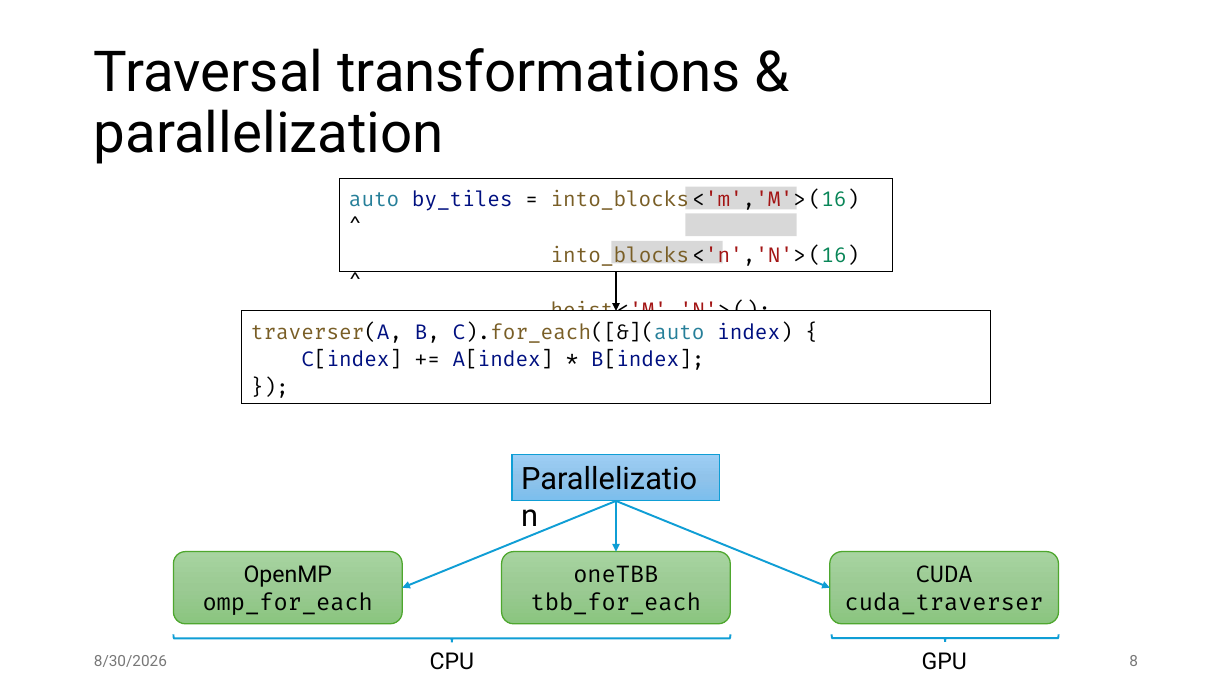
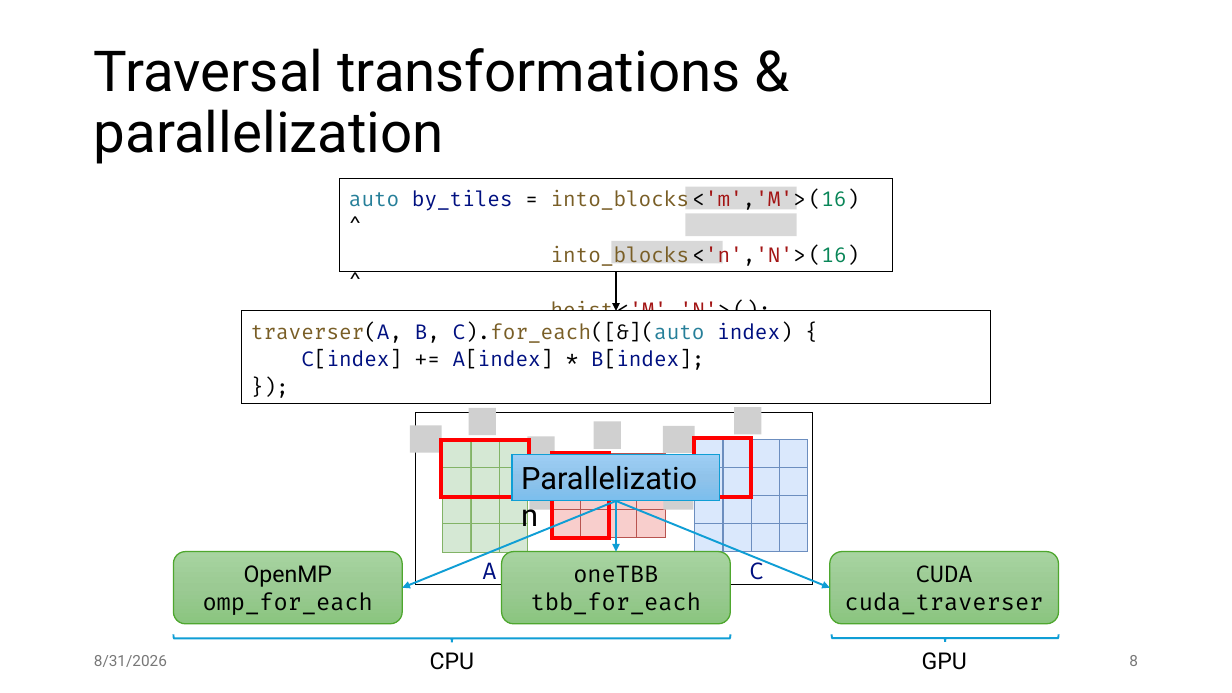
Before and after one commit to jiriklepl/phd-thesis, a slide deck: slide 8 of slides/Optimizing Memory Layouts and Traversal Orders in High-Performance Computing.pptx. Drawn at 1232x693 pixels with LibreOffice and Linux fonts; fonts in the diff are those of the drawing; grey boxes stand for pictures. Boxes give left, top, right and bottom in pixels: in the first picture for what was removed or moved away, otherwise in the second. Text is boxed around its words. In the diff, an @@ line names an element or a change of style, - is before the commit and + after.

```diff
--- a/slides/Optimizing Memory Layouts and Traversal Orders in High-Performance Computing.pptx
+++ b/slides/Optimizing Memory Layouts and Traversal Orders in High-Performance Computing.pptx
@@ group added at [410,408,812,585]: 44 rectangles, 8 pictures, 2 texts @@
+A
+C
@@ text at [94,655,167,667]: text changed @@
-8/30/2026
+8/31/2026
```
Also in this commit, not shown: 35 other slides changed, 1 slide added.
